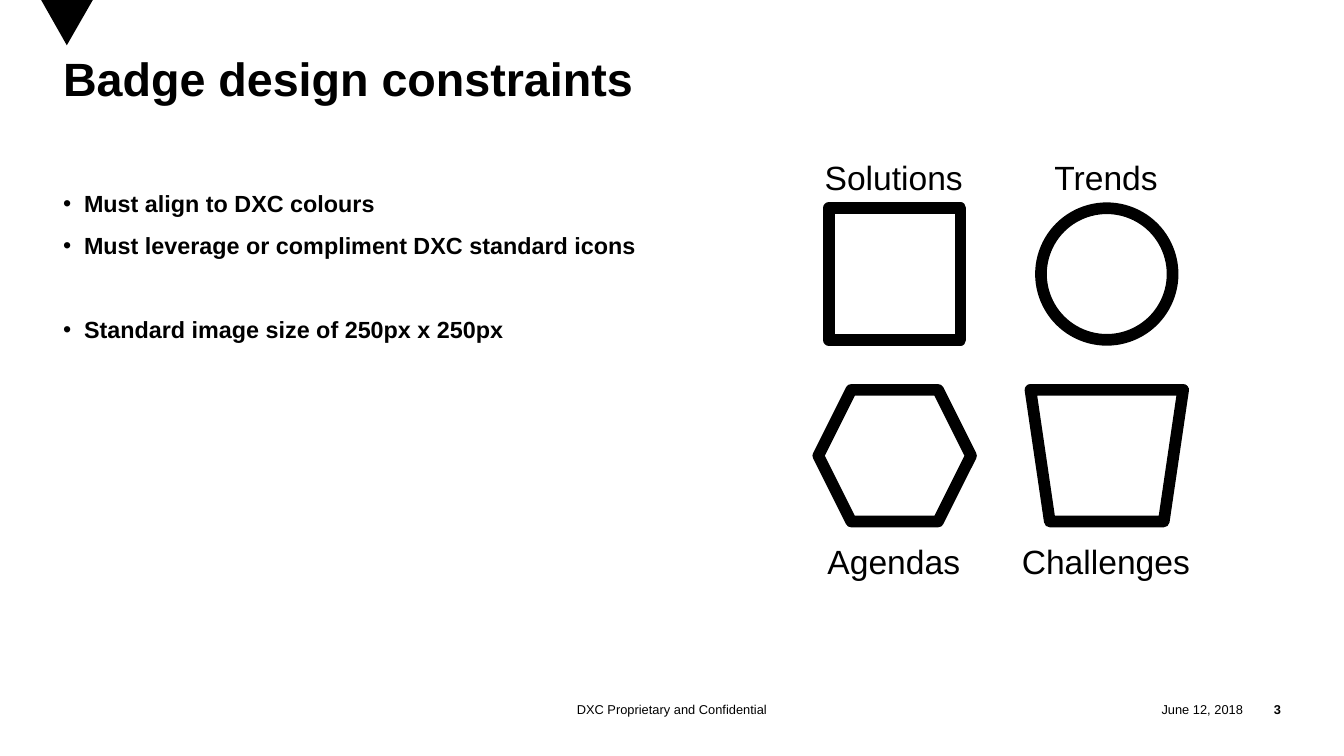
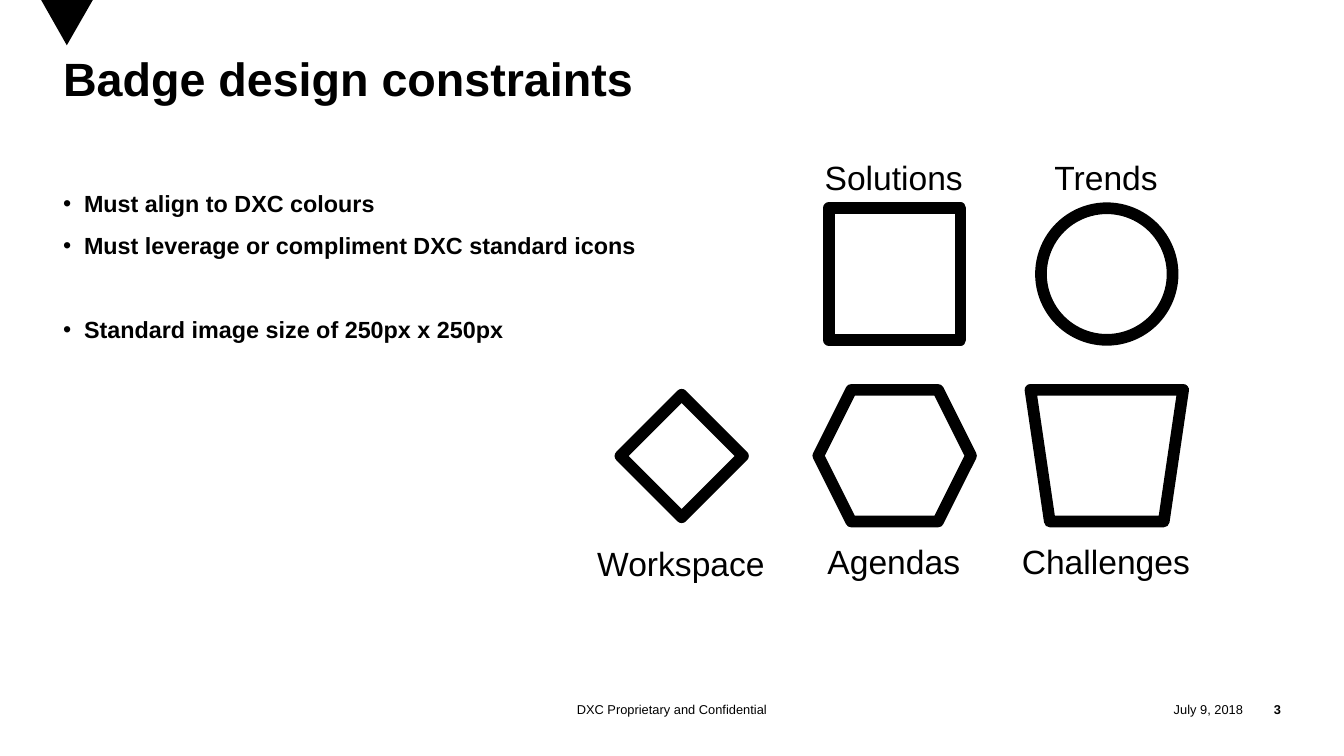
Before and after one commit to EnglishSid/DigitalExplorerSpecs, a slide deck: slide 3 of WorkingArea/Badges/Digital Explorer Badges.pptx. Drawn at 1344x756 pixels with LibreOffice and Linux fonts; fonts in the diff are those of the drawing; background and template pictures are left out. Boxes give left, top, right and bottom in pixels: in the first picture for what was removed or moved away, otherwise in the second. Text is boxed around its words. In the diff, an @@ line names an element or a change of style, - is before the commit and + after.

```diff
--- a/WorkingArea/Badges/Digital Explorer Badges.pptx
+++ b/WorkingArea/Badges/Digital Explorer Badges.pptx
@@ rectangle added at (x1=620, y1=395, x2=743, y2=517), fill #FFFFFF, outline #000000 10 pt @@
@@ text added at (x1=597, y1=551, x2=764, y2=583), 28.8 pt, text #000000 @@
+Workspace
@@ text at (x1=1174, y1=704, x2=1243, y2=716): text changed @@
-June 12, 2018
+July 9, 2018
```
Also in this commit, not shown: 10 other slides changed, 1 slide removed, 2 other files.
